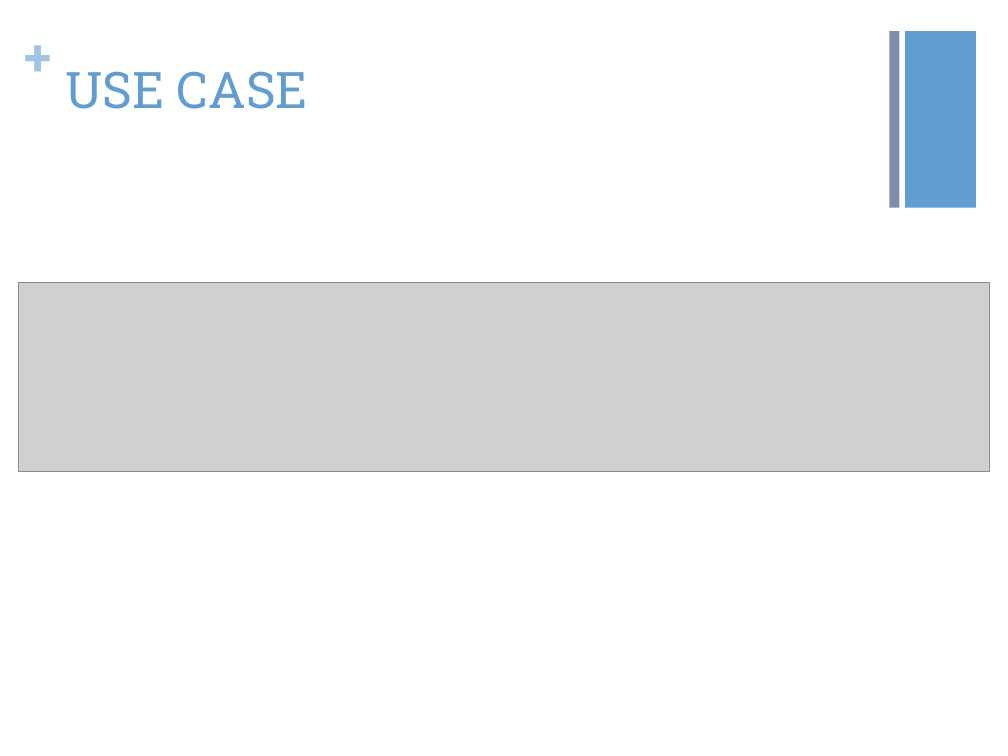
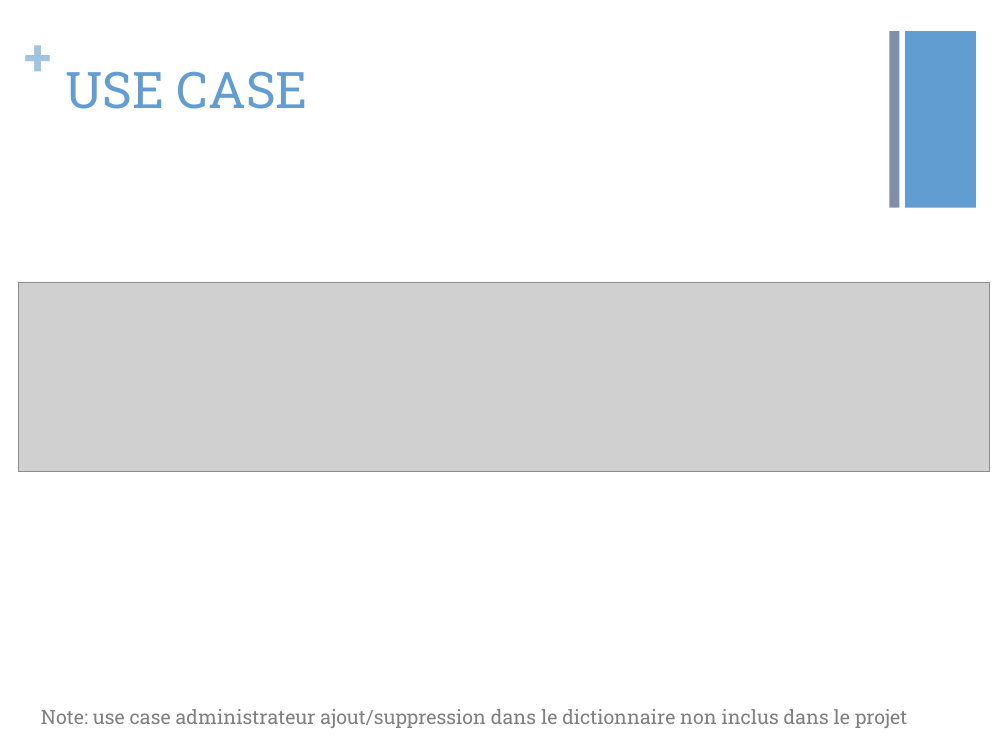
Before and after one commit to vibiscus/python, a slide deck: slide 7 of Presentation 29 avril V2.pptx (slide 5 before the commit). Drawn at 1008x756 pixels with LibreOffice and Linux fonts; fonts in the diff are those of the drawing; grey boxes stand for pictures. Boxes give left, top, right and bottom in pixels: in the first picture for what was removed or moved away, otherwise in the second. Text is boxed around its words. In the diff, an @@ line names an element or a change of style, - is before the commit and + after.

```diff
--- a/Presentation 29 avril V2.pptx
+++ b/Presentation 29 avril V2.pptx
@@ text added at <box>41,709,907,728</box>, 14 pt, text #808080 @@
+Note: use case administrateur ajout/suppression dans le dictionnaire non inclus dans le projet
```
Also in this commit, not shown: 4 other slides changed, 2 slides added, 1 other file.
